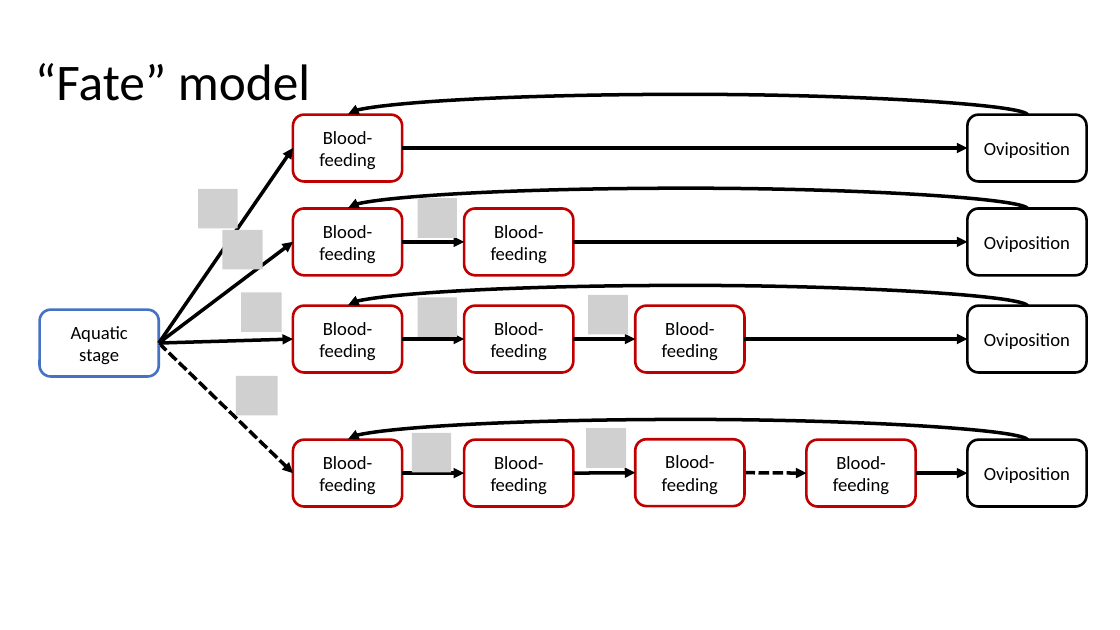
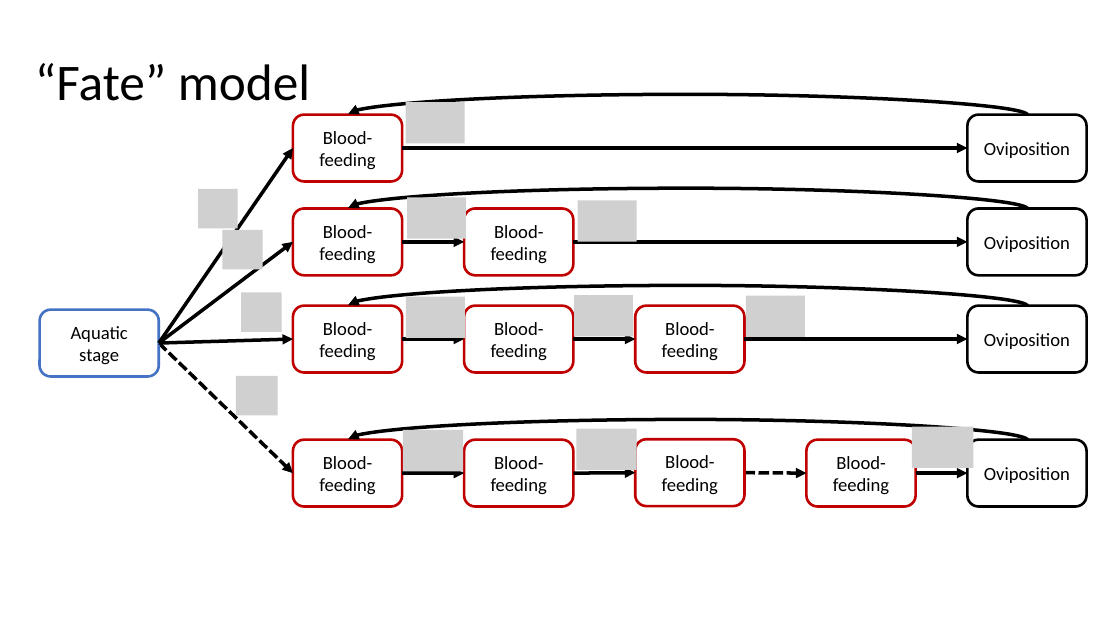
Before and after one commit to kydahl/MBF_models, a slide deck: slide 10 of presentations/Multiple blood feeding case studies.pptx. Drawn at 1120x630 pixels with LibreOffice and Linux fonts; fonts in the diff are those of the drawing; grey boxes stand for pictures. Boxes give left, top, right and bottom in pixels: in the first picture for what was removed or moved away, otherwise in the second. Text is boxed around its words. In the diff, an @@ line names an element or a change of style, - is before the commit and + after.

```diff
--- a/presentations/Multiple blood feeding case studies.pptx
+++ b/presentations/Multiple blood feeding case studies.pptx
@@ picture added at (406,103,465,144) @@
@@ picture: place and size @@
-picture at (418,198,457,238)
+picture at (408,197,466,239)
@@ picture added at (578,200,637,241) @@
@@ picture: place and size @@
-picture at (418,297,457,337)
+picture at (406,297,465,338)
@@ picture: place and size @@
-picture at (588,295,628,334)
+picture at (574,295,633,336)
@@ picture added at (746,296,805,337) @@
@@ picture: place and size @@
-picture at (412,433,451,472)
+picture at (403,430,464,471)
@@ picture: place and size @@
-picture at (586,429,627,468)
+picture at (576,429,637,470)
@@ picture added at (912,427,973,468) @@
```
Also in this commit, not shown: 1 other slide changed, 8 slides added, 5 other files.
